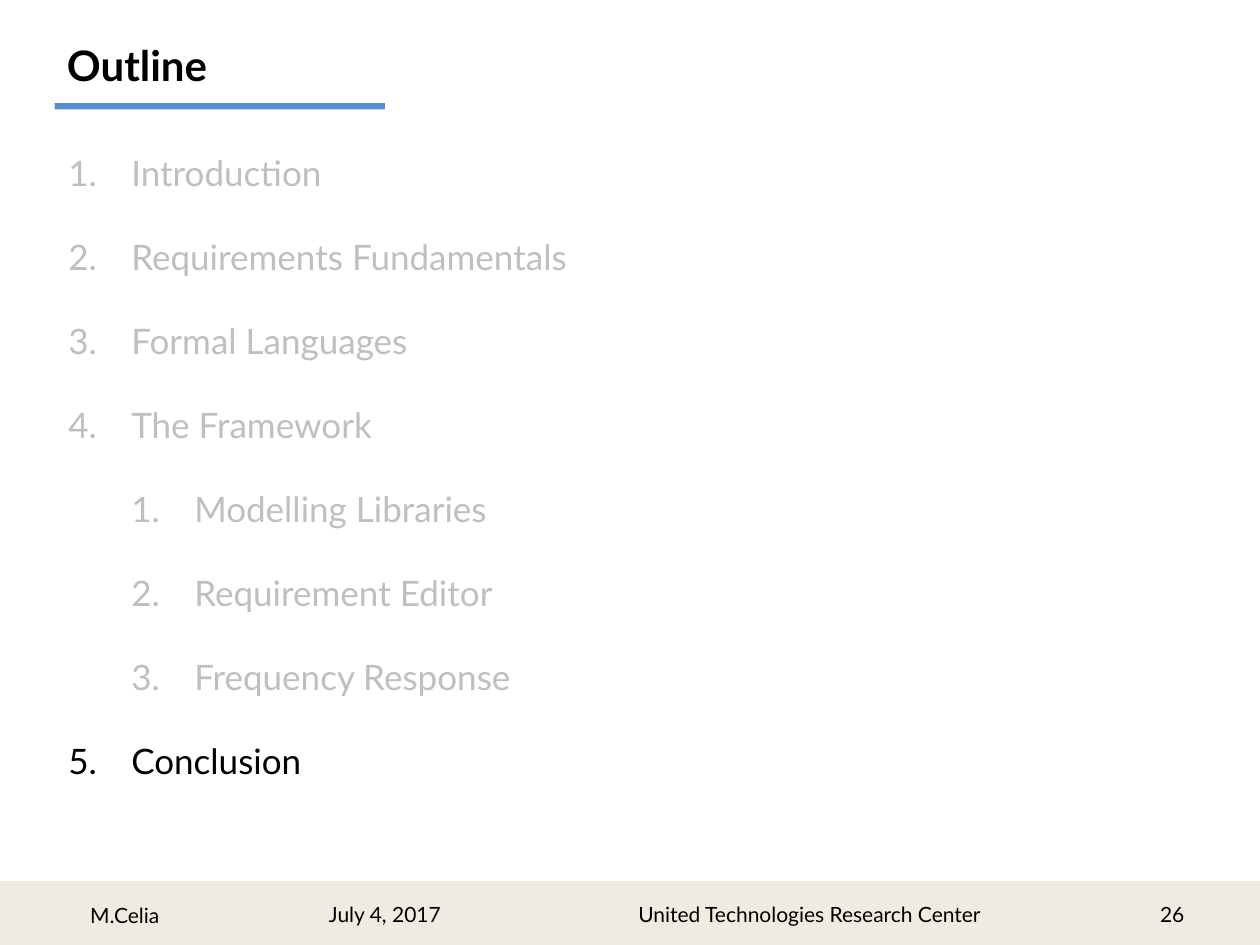
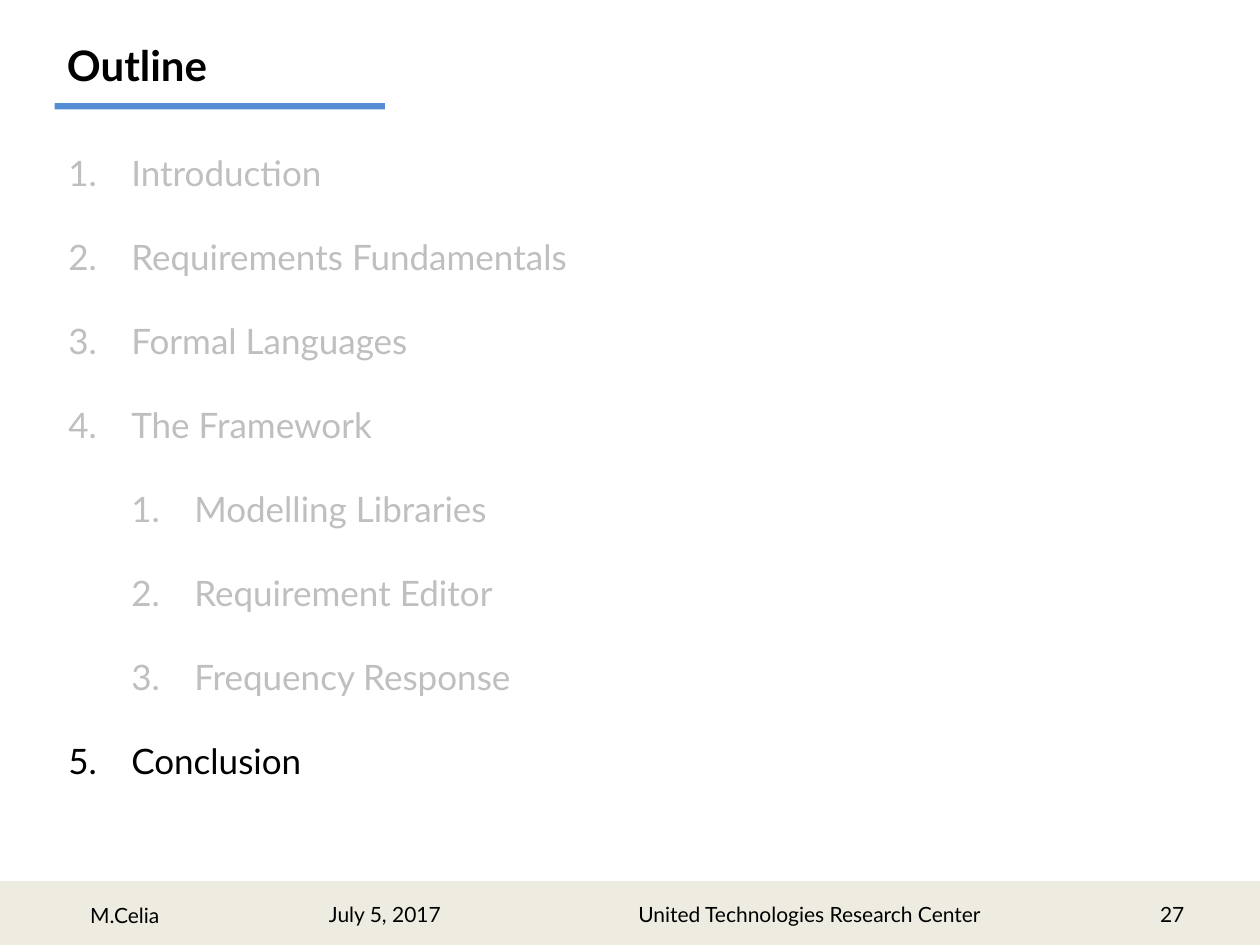
Before and after one commit to marcocelia/Master-Thesis, a slide deck: slide 27 of Presentation/RMpresentation.pptx (slide 26 before the commit). Drawn at 1260x945 pixels with LibreOffice and Linux fonts; fonts in the diff are those of the drawing. Boxes give left, top, right and bottom in pixels: in the first picture for what was removed or moved away, otherwise in the second. Text is boxed around its words. In the diff, an @@ line names an element or a change of style, - is before the commit and + after.

```diff
--- a/Presentation/RMpresentation.pptx
+++ b/Presentation/RMpresentation.pptx
@@ text at <box>329,906,441,926</box>: text changed @@
-July 4, 2017
+July 5, 2017
@@ page number at <box>1160,906,1184,922</box>: text changed @@
-26
+27
```
Also in this commit, not shown: 27 other slides changed, 1 slide added, 2 other files.
